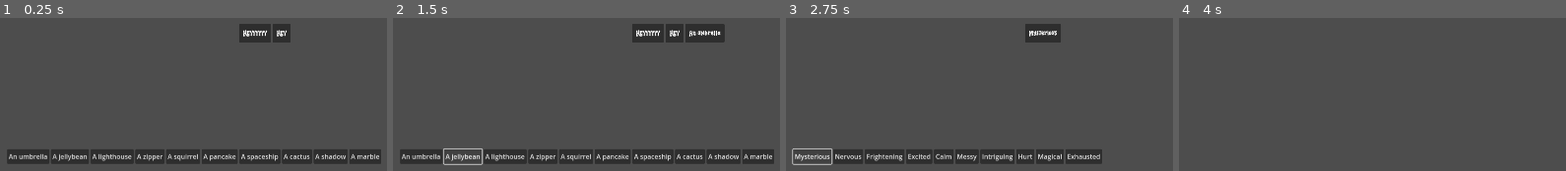
Above: before the commit, frames 1-4 (left to right).
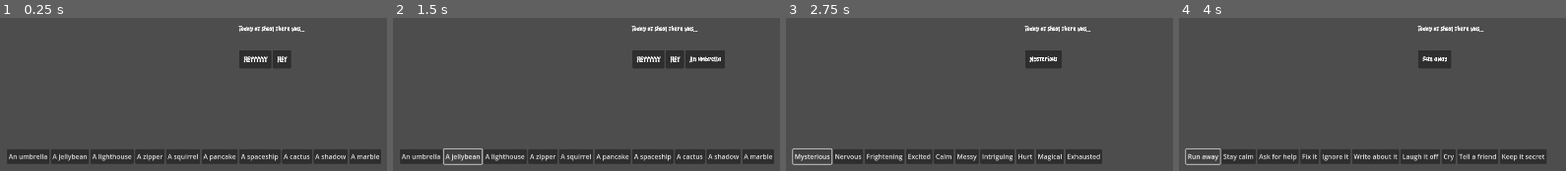
Above: after the commit, the same moments.

Repository: Balatzar/keep-it-flowing
Game: Godot game, scene res://Levels/FirstLevel/FirstLevel.tscn
Same seed, same stepped clock (60 frames per second), same inputs: the game is played once before the commit and once after it.
Inputs (mouse positions are in pixels of both pictures, inside the frame that each line leads up to):
- Up to frame 1 (0.25 s): no input
- Up to frame 2 (1.5 s): click "An umbrella" at 0.5 s; click "A jellybean" at 1.25 s
- Up to frame 3 (2.75 s): click "Mysterious" at 2 s
- Up to frame 4 (4 s): click "Nervous" at 2.75 s; click (1202, 157) at 3.5 s, where only the run after the commit has a clickable "Run away"

The runs differ from the first frame. In frame 1, 2.9% of the frame differs, in the area x 61-79%, y 3-33%; in frame 2, 5.2%; in frame 3, 2.2%; in frame 4, 8.6%, in the area x 1-95%, y 5-97%.

Commit message:
Add all phases in chooser

Diff:
--- a/UI/WordChooser/WordChooser.tscn
+++ b/UI/WordChooser/WordChooser.tscn
@@ -13,3 +13,12 @@
 layout_mode = 0
 offset_right = 654.0
 offset_bottom = 36.0
+
+[node name="WordToChoose" parent="HBoxContainer" instance=ExtResource("2_bh4qc")]
+layout_mode = 2
+
+[node name="WordToChoose2" parent="HBoxContainer" instance=ExtResource("2_bh4qc")]
+layout_mode = 2
+
+[node name="WordToChoose3" parent="HBoxContainer" instance=ExtResource("2_bh4qc")]
+layout_mode = 2
--- a/UI/WordChooser/word_chooser.gd
+++ b/UI/WordChooser/word_chooser.gd
@@ -26,6 +26,42 @@
 		{"name": "Hurt", "value": 253},
 		{"name": "Magical", "value": 42},
 		{"name": "Exhausted", "value": 0}
+	],
+	3: [
+		{"name": "Run away", "value": 152},
+		{"name": "Stay calm", "value": 171},
+		{"name": "Ask for help", "value": 91},
+		{"name": "Fix it", "value": 10},
+		{"name": "Ignore it", "value": 0},
+		{"name": "Write about it", "value": 264},
+		{"name": "Laugh it off", "value": 15},
+		{"name": "Cry", "value": 100},
+		{"name": "Tell a friend", "value": 5},
+		{"name": "Keep it secret", "value": 295}
+	],
+	4: [
+		{"name": "Scary", "value": 18},
+		{"name": "Mean", "value": 22},
+		{"name": "Silly", "value": 0},
+		{"name": "Helpful", "value": 154},
+		{"name": "Strict", "value": 207},
+		{"name": "Distracted", "value": 267},
+		{"name": "Confused", "value": 71},
+		{"name": "Busy", "value": 241},
+		{"name": "Angry", "value": 102},
+		{"name": "Patient", "value": 10}
+	],
+	5: [
+		{"name": "Alice", "value": 220},
+		{"name": "Benjamin", "value": 0},
+		{"name": "Clara", "value": 0},
+		{"name": "David", "value": 263},
+		{"name": "Elodie", "value": 107},
+		{"name": "Felix", "value": 0},
+		{"name": "Gabrielle", "value": 250},
+		{"name": "Hugo", "value": 197},
+		{"name": "Isabelle", "value": 222},
+		{"name": "Jules", "value": 162}
 	]
 }
 
--- a/UI/WordFlow/WordFlow.tscn
+++ b/UI/WordFlow/WordFlow.tscn
@@ -9,10 +9,18 @@
 script = ExtResource("1_4dhp7")
 WordScene = ExtResource("2_5ucwb")
 
+[node name="CurrentPhrase" type="Label" parent="."]
+layout_mode = 0
+offset_right = 162.0
+offset_bottom = 25.0
+text = "Today at shool there was..."
+
 [node name="HBoxContainer" type="HBoxContainer" parent="."]
 layout_mode = 0
-offset_right = 472.0
-offset_bottom = 40.0
+offset_left = 1.0
+offset_top = 64.0
+offset_right = 473.0
+offset_bottom = 109.0
 
 [node name="Word2" parent="HBoxContainer" instance=ExtResource("2_5ucwb")]
 layout_mode = 2
